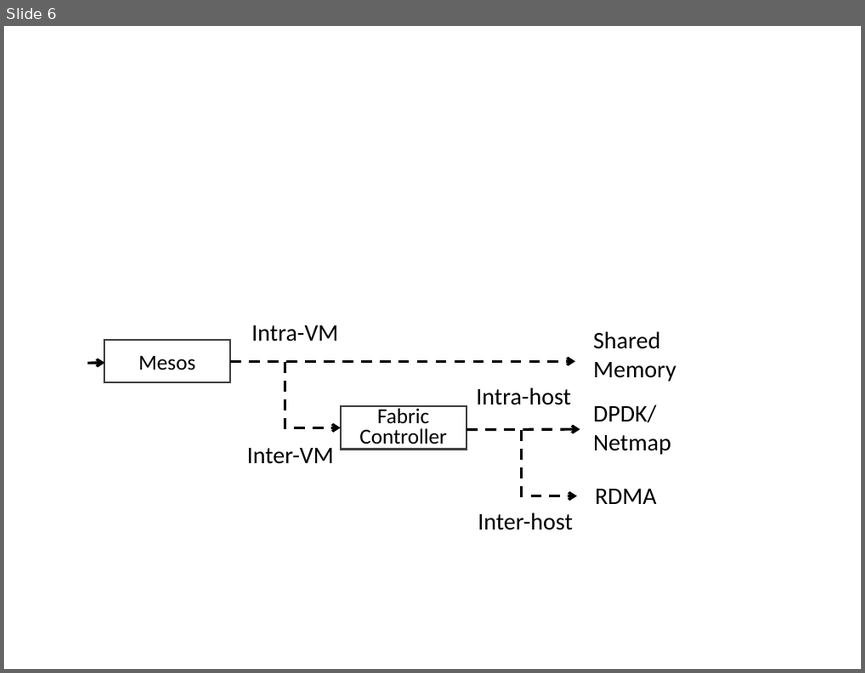
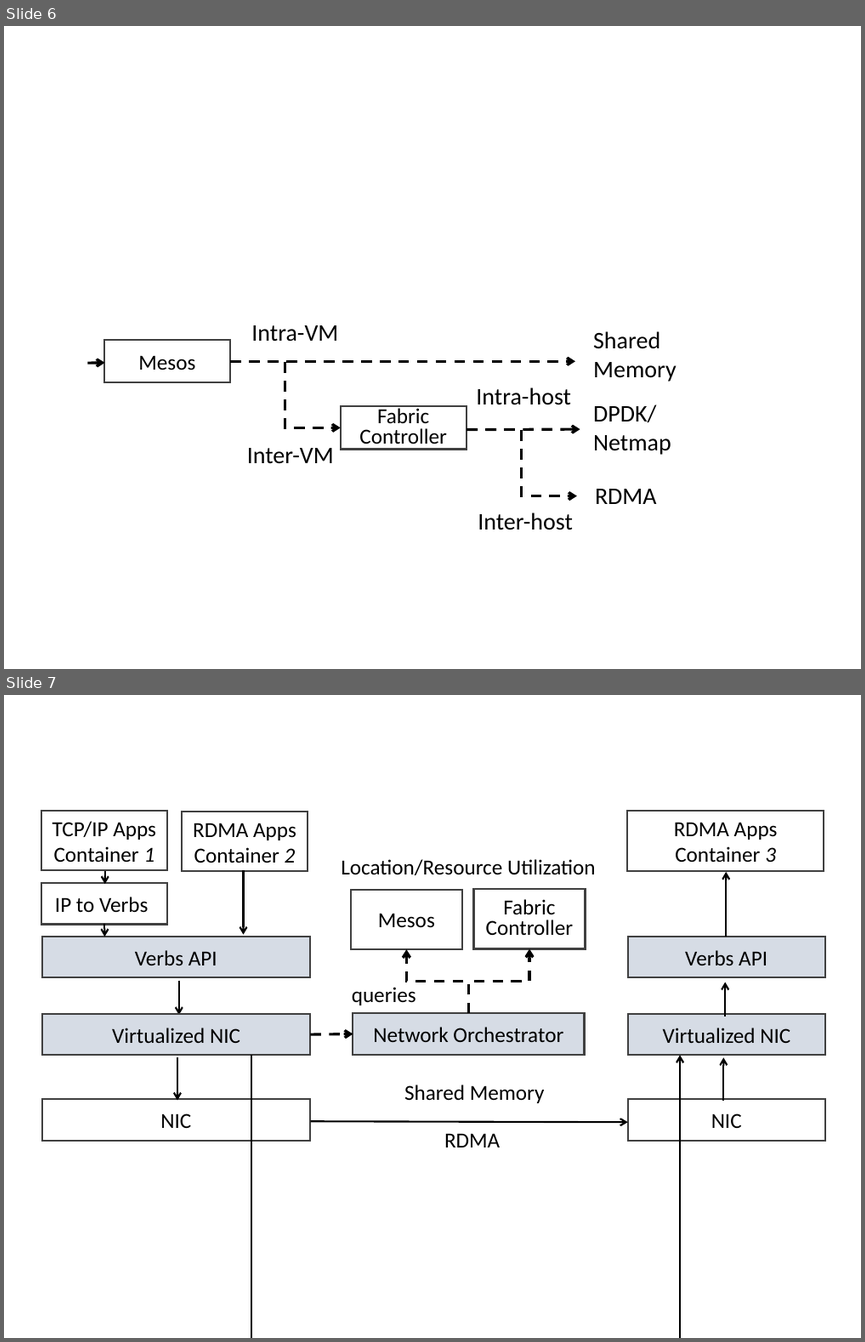
Before and after one commit to lampson0505/freeflow-hotnets16, a slide deck: figures/figures.pptx. Shown one above the other, each under a label of ours: slide 6 before the commit, slides 6 and 7 after it. The pictures are 865x673 and 865x1342 pixels, drawn with LibreOffice and Linux fonts; fonts in the diff are those of the drawing. Boxes give left, top, right and bottom in pixels: in the first picture for what was removed or moved away, otherwise in the second. Text is boxed around its words. In the diff, an @@ line names an element or a change of style, - is before the commit and + after.

```diff
--- a/figures/figures.pptx
+++ b/figures/figures.pptx
@@ slide 7 added at box(4, 695, 861, 1338), background #FFFFFF @@
@@ rectangle added at box(41, 811, 168, 871), outline #404040 1.5 pt, 18 pt, text #000000 @@
+TCP/IP Apps
+Container 1
@@ rectangle added at box(182, 811, 307, 872), outline #404040 1.5 pt, 18 pt, text #000000 @@
+RDMA Apps
+Container 2
@@ rectangle added at box(627, 811, 824, 871), outline #404040 1.5 pt, 18 pt, text #000000 @@
+RDMA Apps
+Container 3
@@ arrow added from (105, 871) to (105, 884), #000000 1.5 pt @@
@@ arrow added from (243, 870) to (243, 934), #000000 1.5 pt @@
@@ text added at box(341, 859, 596, 875), 18 pt, text #000000 @@
+Location/Resource Utilization
@@ arrow added from (726, 936) to (726, 872), #000000 1.5 pt @@
@@ rectangle added at box(41, 884, 167, 925), outline #404040 1.5 pt, 18 pt, text #000000 @@
+IP to Verbs
@@ rectangle added at box(351, 890, 462, 949), fill #FFFFFF, outline #404040 1.5 pt, 18 pt, text #000000 @@
+Mesos
@@ rectangle added at box(473, 889, 585, 948), fill #FFFFFF, outline #404040 1.5 pt, 18 pt, text #000000 @@
+Fabric Controller
@@ arrow added from (105, 924) to (105, 936), #000000 1.5 pt @@
@@ rectangle added at box(41, 936, 310, 978), fill #D6DCE5, outline #404040 1.5 pt, 18 pt, text #000000 @@
+Verbs API
@@ elbow arrow added from (468, 1013) to (407, 949), #000000 2.25 pt dashed @@
@@ elbow arrow added from (468, 1013) to (529, 948), #000000 2.25 pt dashed @@
@@ rectangle added at box(628, 936, 825, 978), fill #D6DCE5, outline #404040 1.5 pt, 18 pt, text #000000 @@
+Verbs API
@@ arrow added from (179, 981) to (179, 1015), #000000 1.5 pt @@
@@ text added at box(352, 987, 416, 1005), 18 pt, text #000000 @@
+queries
@@ arrow added from (725, 1016) to (725, 982), #000000 1.5 pt @@
@@ rectangle added at box(42, 1014, 311, 1055), fill #D6DCE5, outline #404040 1.5 pt, 18 pt, text #000000 @@
+Virtualized NIC
@@ rectangle added at box(352, 1013, 584, 1054), fill #D6DCE5, outline #404040 1.5 pt, 18 pt, text #000000 @@
+Network Orchestrator
@@ rectangle added at box(628, 1014, 825, 1055), fill #D6DCE5, outline #404040 1.5 pt, 18 pt, text #000000 @@
+Virtualized NIC
@@ arrow added from (311, 1034) to (352, 1033), #000000 2.25 pt dashed @@
@@ arrow added from (177, 1057) to (177, 1100), #000000 1.5 pt @@
@@ elbow arrow added from (251, 1055) to (680, 1055), #000000 1.5 pt @@
@@ arrow added from (724, 1100) to (724, 1057), #000000 1.5 pt @@
@@ rectangle added at box(41, 1100, 310, 1140), outline #404040 1.5 pt, 18 pt, text #000000 @@
+NIC
@@ text added at box(404, 1084, 545, 1103), 18 pt, text #000000 @@
+Shared Memory
@@ rectangle added at box(628, 1100, 825, 1140), outline #404040 1.5 pt, 18 pt, text #000000 @@
+NIC
@@ arrow added from (311, 1121) to (628, 1122), #000000 1.5 pt @@
@@ text added at box(444, 1133, 500, 1147), 18 pt, text #000000 @@
+RDMA
```
Also in this commit, not shown: 1 other file.
